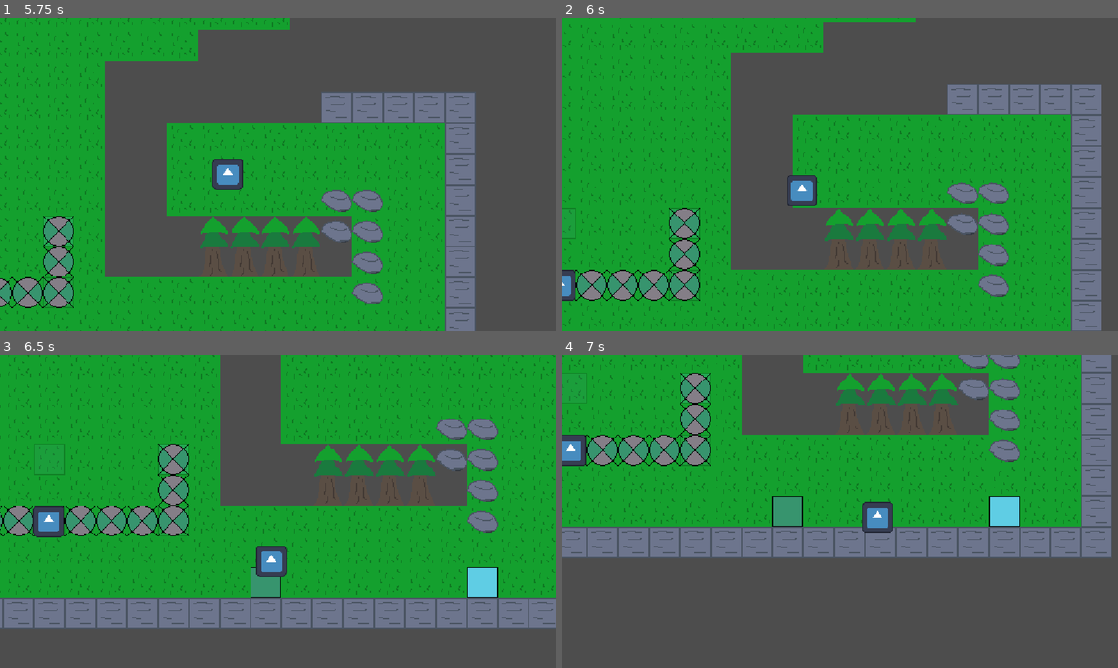
Above: before the commit, frames 1-4 (two rows, left to right).
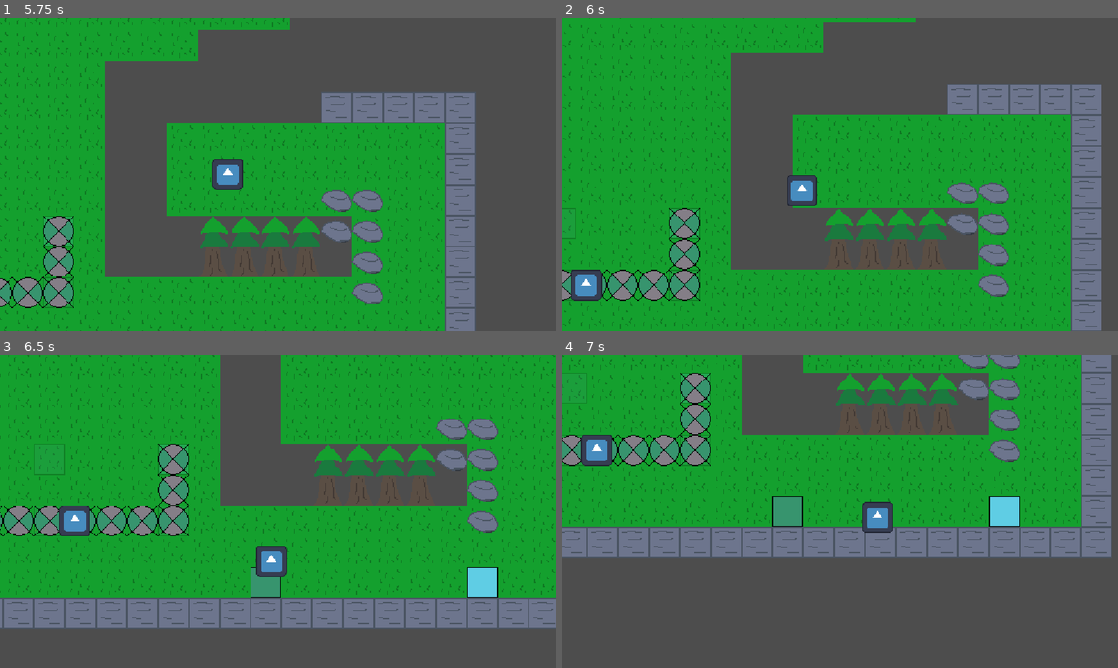
Above: after the commit, the same moments.

Repository: Deeeeelan/serious-game
Game: Godot game, scene res://scenes/title_screen.tscn
The game is run twice, just before and just after one commit, with the same random seed, the same clock (stepped at 60 frames per second) and the same inputs. The engine's default icon, where the game draws it, is replaced by a stand-in: a white triangle on a blue panel in a dark square.
Inputs (mouse positions are in pixels of both pictures, inside the frame that each line leads up to):
- Up to frame 1 (5.75 s): click "Start" at 0.5 s; tap Enter at 1.25 s; move the mouse to (400, 158) at 1.27 s; hold D (right) 1.28-2.03 s; hold Q (drop) 1.28-2.03 s; click (400, 158) at 1.42 s; move the mouse to (166, 190) at 2.02 s; hold S (down) 2.03-2.78 s; tap Space (interact) at 2.1 s; move the mouse to (333, 105) at 2.77 s; hold D (right) 2.78-3.53 s; hold N (placeGear) 2.78-3.53 s; move the mouse to (250, 237) at 3.52 s; hold W (up) 3.53-4.28 s; tap M (placeTestGen) at 3.6 s; click (250, 237) at 3.67 s; move the mouse to (444, 221) at 4.27 s; hold Ctrl (switch_layer) 4.28-5.03 s; hold A (left) from 4.28 s (still down); move the mouse to (111, 127) at 5.02 s; tap Alt at 5.1 s
- Up to frame 2 (6 s): move the mouse to (867, 174) at 5.77 s; release A (left) at 5.78 s; hold S (down) from 5.78 s (still down); tap Shift at 5.85 s; click (867, 174) at 5.92 s
- Up to frame 3 (6.5 s): keep holding S (down)
- Up to frame 4 (7 s): move the mouse to (756, 433) at 6.52 s; release S (down) at 6.53 s; hold D (right) from 6.53 s (still down); tap Q (drop) at 6.6 s

Frame 1 is identical in both runs. In frame 2, 0.7% of the frame differs, in the area x 0-8%, y 80-91%; in frame 3, 0.9%, in the area x 5-17%, y 48-59%; in frame 4, 0.9%.

Commit message:
Fix node collisions

Diff:
--- a/assets/special_tiles/base.tscn
+++ b/assets/special_tiles/base.tscn
@@ -10,7 +10,7 @@
 [sub_resource type="RectangleShape2D" id="RectangleShape2D_8tn5n"]
 size = Vector2(32, 32)
 
-[node name="Base" type="Area2D" unique_id=455888610]
+[node name="Base" type="StaticBody2D" unique_id=799735011]
 collision_layer = 2
 collision_mask = 2
 script = ExtResource("1_x2ohm")
